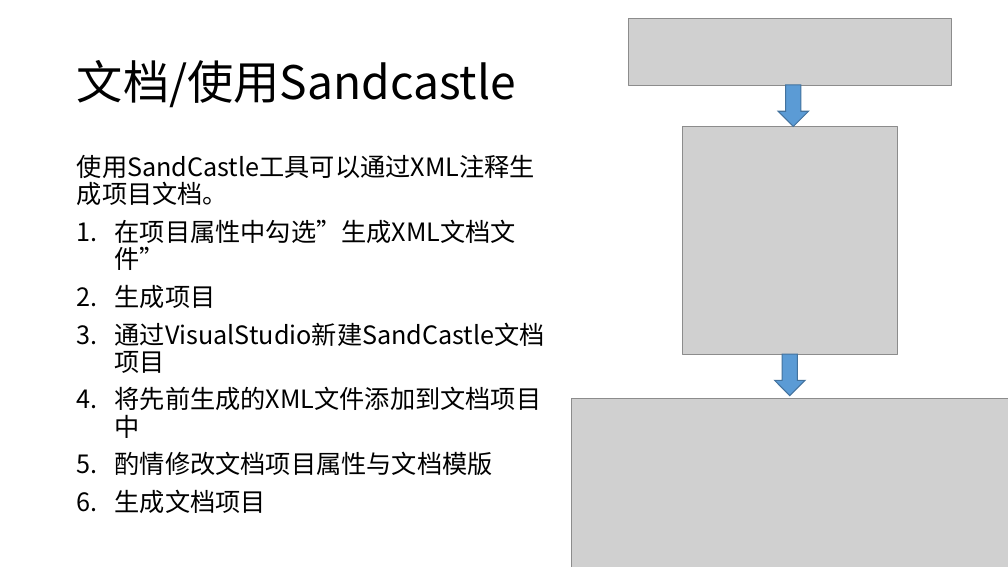
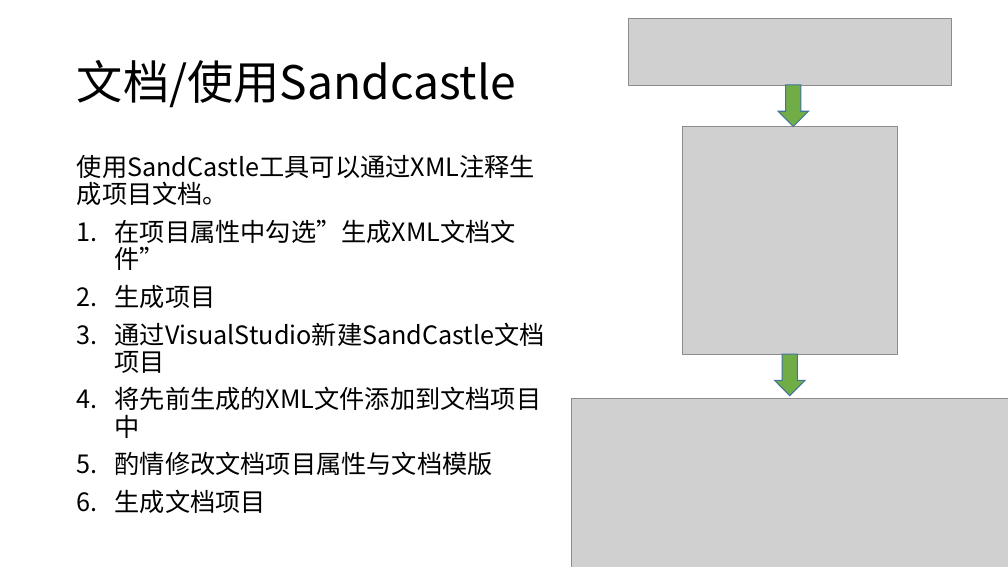
Before and after one commit to snakealpha/DotNetSession, a slide deck: slide 16 of pptx.pptx.pptx. Drawn at 1008x567 pixels with LibreOffice and Linux fonts; fonts in the diff are those of the drawing; grey boxes stand for pictures. Boxes give left, top, right and bottom in pixels: in the first picture for what was removed or moved away, otherwise in the second. Text is boxed around its words. In the diff, an @@ line names an element or a change of style, - is before the commit and + after.

```diff
--- a/pptx.pptx.pptx
+++ b/pptx.pptx.pptx
@@ down arrow at <box>778,85,808,126</box>: fill #5B9BD5 to #70AD47 @@
@@ down arrow at <box>775,354,805,395</box>: fill #5B9BD5 to #70AD47 @@
```
Also in this commit, not shown: 3 other slides changed, 4 slides added, 1 other file.
